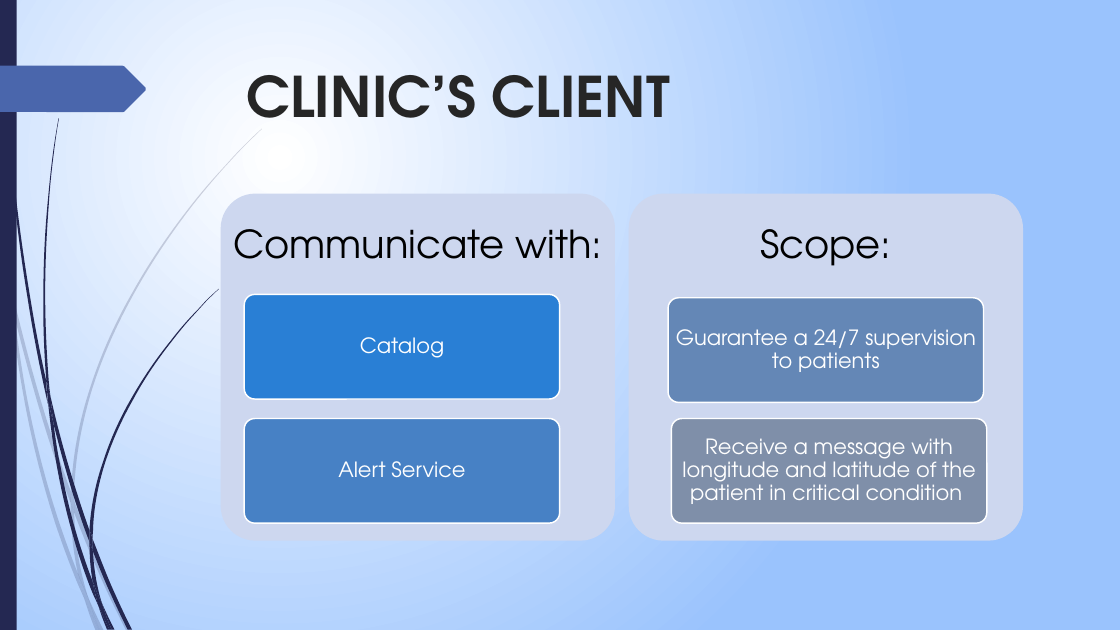
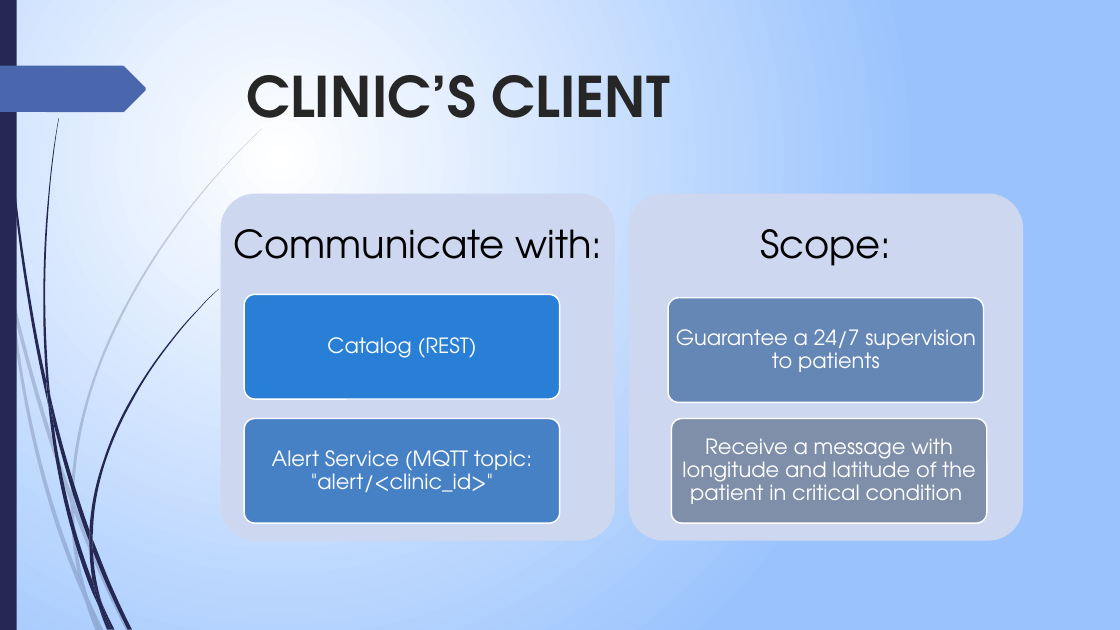
Before and after one commit to edo98811/IoT_project, a slide deck: slide 28 of Documenti/progetto_finale_last.pptx (slide 27 before the commit). Drawn at 1120x630 pixels with LibreOffice and Linux fonts; fonts in the diff are those of the drawing. Boxes give left, top, right and bottom in pixels: in the first picture for what was removed or moved away, otherwise in the second. Text is boxed around its words. In the diff, an @@ line names an element or a change of style, - is before the commit and + after.

```diff
--- a/Documenti/progetto_finale_last.pptx
+++ b/Documenti/progetto_finale_last.pptx
@@ text at <box>327,337,477,358</box>: text changed @@
-Catalog
+Catalog (REST)
@@ text at <box>272,450,532,492</box>: text changed @@
-Alert Service
+Alert Service (MQTT topic: "alert/<clinic_id>"
```
Also in this commit, not shown: 7 other slides changed, 1 slide added.
